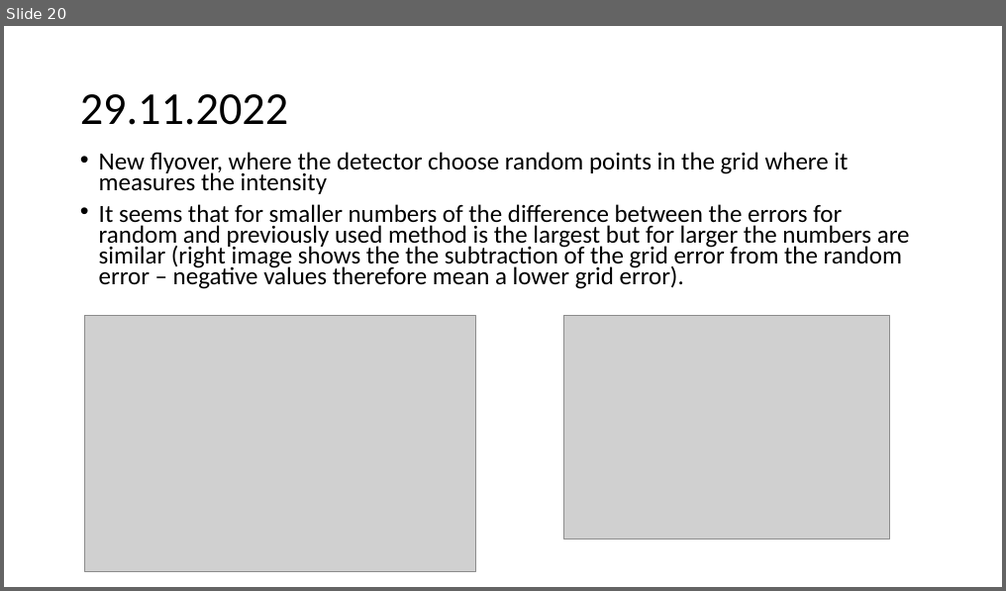
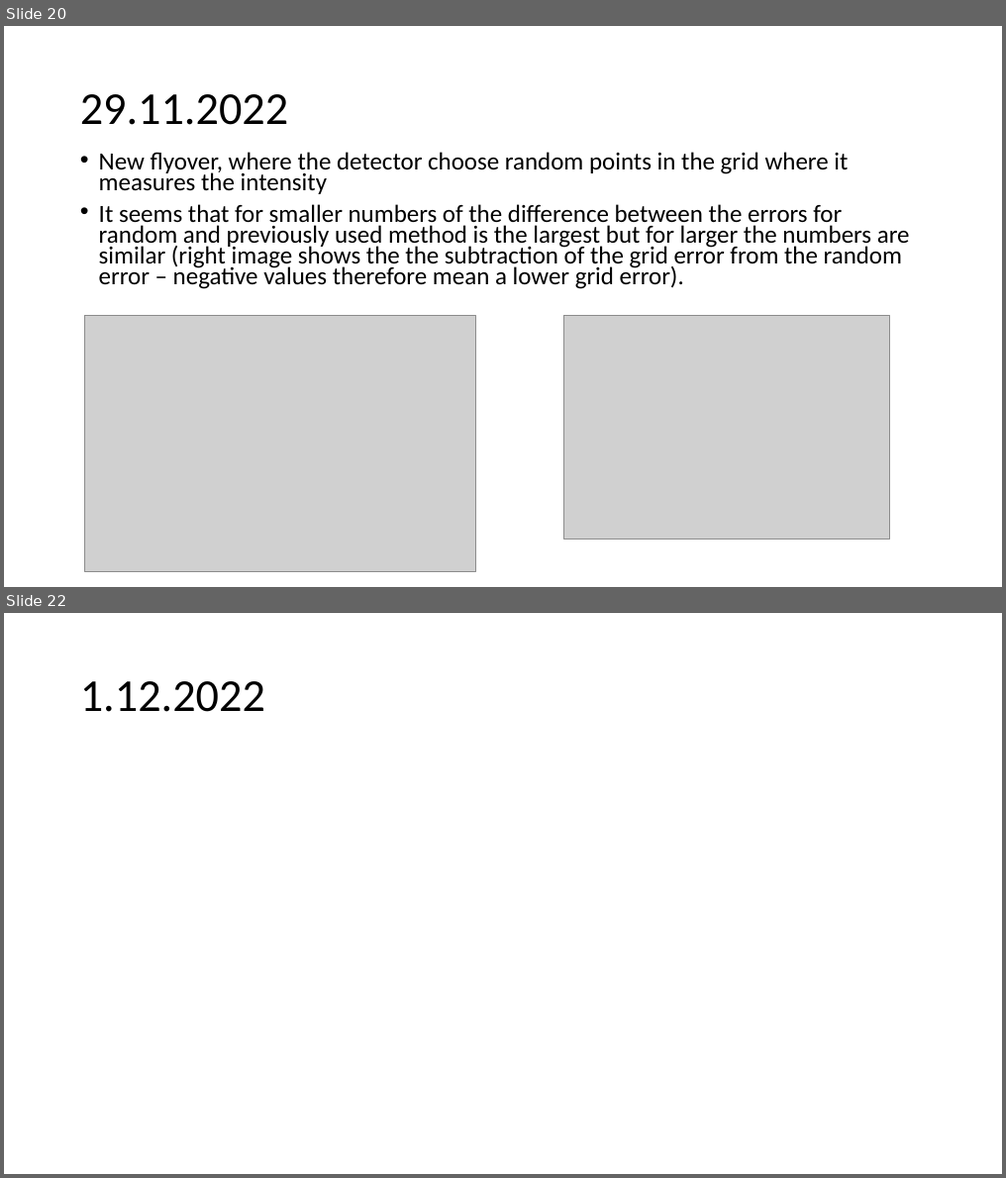
Before and after one commit to urhtrinko/DroneRadioactivity_student_job, a slide deck: reports/work_diary.pptx. Shown one above the other, each under a label of ours: slide 20 before the commit, slides 20 and 22 after it; the slides between them are not shown. The pictures are 1006x591 and 1006x1178 pixels, drawn with LibreOffice and Linux fonts; fonts in the diff are those of the drawing; grey boxes stand for pictures. Boxes give left, top, right and bottom in pixels: in the first picture for what was removed or moved away, otherwise in the second. Text is boxed around its words. In the diff, an @@ line names an element or a change of style, - is before the commit and + after.

```diff
--- a/reports/work_diary.pptx
+++ b/reports/work_diary.pptx
@@ slide 22 added at (4, 613, 1002, 1174), background #FFFFFF @@
@@ title added at (80, 681, 265, 712), 44 pt, text #000000 @@
+1.12.2022
```
Also in this commit, not shown: 1 other slide added.
